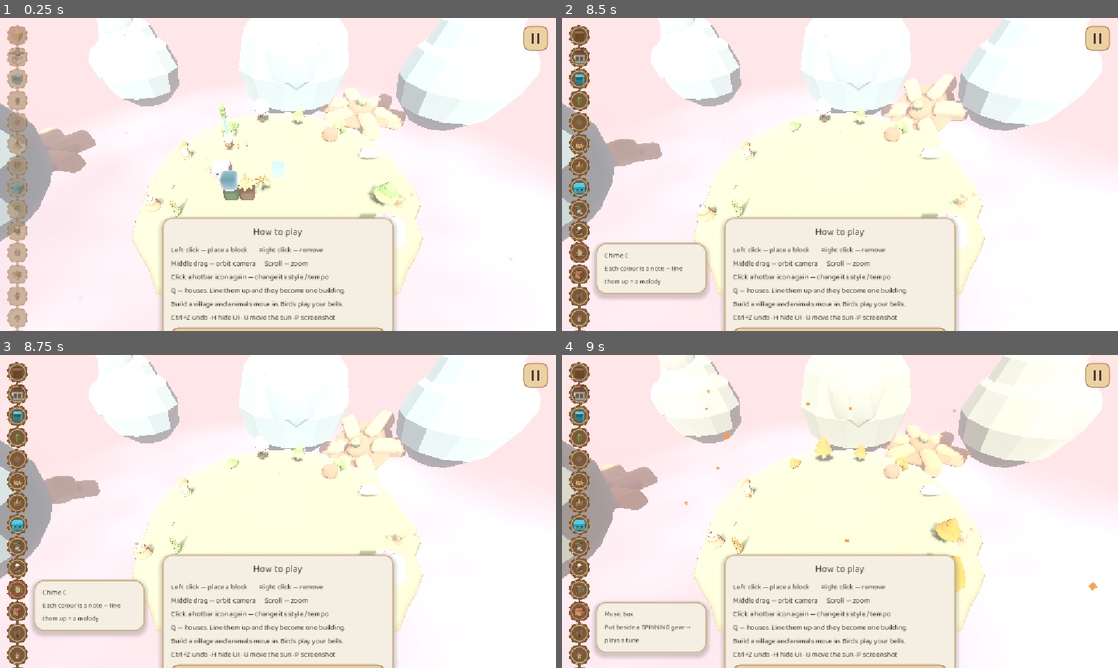
Above: before the commit, frames 1-4 (two rows, left to right).
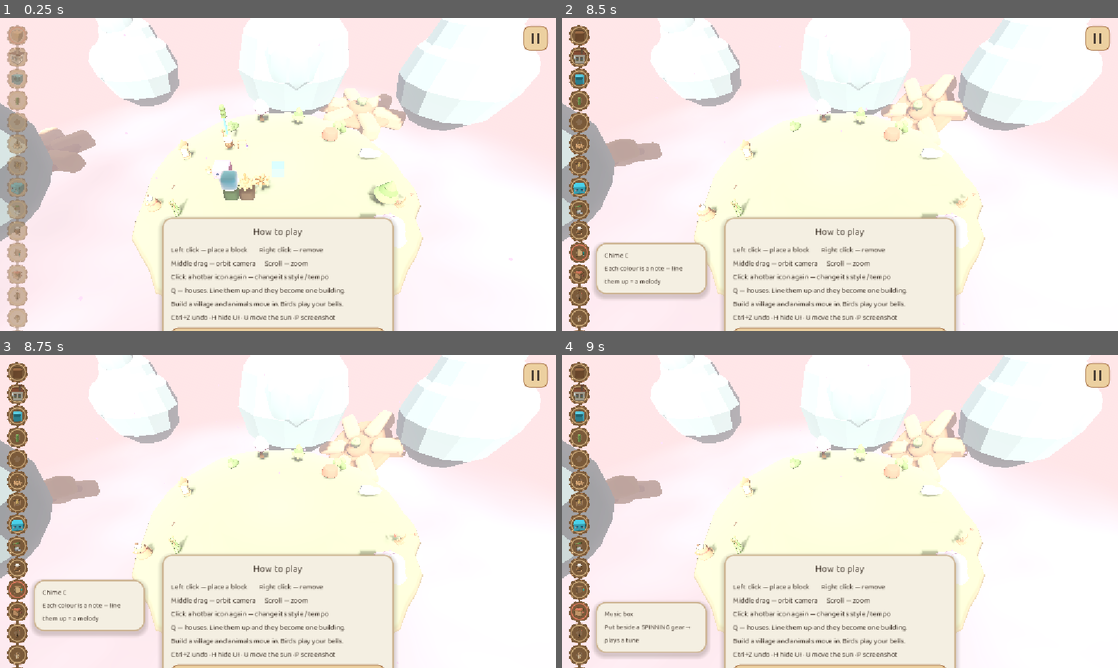
Above: after the commit, the same moments.

Repository: Saudadeeee/Karakuri-stream
Game: Godot game, scene res://tests/regression.tscn
Same seed, same stepped clock (60 frames per second), same inputs: the game is played once before the commit and once after it. This scene is started directly instead of the project's main scene.
Inputs (mouse positions are in pixels of both pictures, inside the frame that each line leads up to):
- Up to frame 1 (0.25 s): no input
- Up to frame 2 (8.5 s): click (578, 36) at 0.52 s; click (578, 55) at 1.27 s; click (578, 77) at 2.02 s; click (578, 99) at 2.77 s; click (578, 121) at 3.52 s; click (578, 143) at 4.27 s; click (578, 165) at 5.02 s; click (578, 187) at 5.77 s; click (578, 208) at 6.52 s; click (578, 230) at 7.27 s; click (578, 252) at 8.02 s
- Up to frame 3 (8.75 s): no input
- Up to frame 4 (9 s): click (578, 611) at 8.77 s

Frames 1-3 are identical in both runs. In frame 4, 3.9% of the frame differs, in the area x 0-97%, y 0-76%.

Commit message:
feat: houses handle the vertical cases too — nothing is allowed to float
The roof fix covered buildings spreading sideways. Upward and downward were
still unhandled: a house cell placed on the second storey with nothing under it
simply hung in the air, and a four-storey tower was one tall featureless box.

A cell with open air beneath it now measures how far down it has to reach —
support_drop() walks until it hits ANY solid block or the island surface, so
legs land on the wood plinth you built under them rather than always running to
the ground.

Two situations underneath, and they need opposite answers:

  a hut with nothing beside it holding it up   -> LEGS: corner posts, footpads,
                                                  and a cross-brace once they
                                                  are long enough to read as
                                                  scaffolding without one
  a storey jutting past the one below it       -> CORBEL: diagonal brackets back
                                                  into the wall it grew out of.
                                                  A cantilever standing on a
                                                  pillar looks wrong; it is held
                                                  sideways, not propped up.

Posts at shared corners are resolved by owns_corner(), which hands each corner
to the lexicographically first cell that needs it. Without that, every cell of a
raised 2x2 would grow its own four legs and sixteen posts would occupy nine
holes. Measured: 9 posts, as intended. Leg length is capped so a cell dropped at
y=200 cannot grow a two-hundred-cell pillar.

A cell with another storey above it gets a belt course at the top of its wall,
which is what makes a tower read as floors rather than a box.

Posts deliberately wear the plain trim colour rather than a slightly darker one:
MeshBatch groups by colour, so the darker shade cost an extra draw call on every
raised cell for a difference invisible at play distance. That took airborne cells
from 7.0 back to 6.0 draw calls, which is simply the six-colour ceiling — the
same as any fully-featured grounded cell.

Regression: _sec_house_vertical, 12 assertions — drop measured to the ground and
to an intervening block, overhang classified as braced rather than stilted and
braced toward the right neighbour, belt course only where there is a storey
above, 9 shared posts under a raised 2x2, and leg length bounded.

Diff:
--- a/scripts/blocks/house_block.gd
+++ b/scripts/blocks/house_block.gd
@@ -104,6 +104,9 @@
 	for side in ctx["open_sides"]:
 		_build_face(side, ctx, wall_col, trim_col)
 
+	_build_underside(ctx, trim_col)
+	if ctx["has_above"]:
+		_build_storey_band(ctx, trim_col)
 	if ctx["roof"]:
 		_build_roof(ctx)
 	if ctx["chimney"]:
@@ -181,6 +184,80 @@
 		m.emission_energy_multiplier = 1.0
 		_glow.append(m)
 	return m
+
+# ---------------------------------------------------------------- underneath
+## What a cell standing in mid-air does about it. Without this, a house placed on
+## the second storey with nothing under it simply floats, which reads as a bug
+## even in a game with no gravity.
+##
+## Two different situations, two different answers, because they look wrong if
+## swapped:
+##   a hut with nothing beside it     -> LEGS: posts down to whatever is below
+##   a storey jutting past the one    -> CORBEL: a diagonal brace back into the
+##   below it                            wall it grew out of, not a pillar
+func _build_underside(ctx: Dictionary, trim_col: Color) -> void:
+	var drop: int = int(ctx["support_drop"])
+	if drop <= 0:
+		return
+	if bool(ctx["overhang"]):
+		_build_corbels(trim_col)
+	else:
+		_build_stilts(drop, trim_col)
+
+## Four corner posts with a cross-brace, reaching down to the first solid thing
+## below (or the island surface). Corners shared with another airborne cell are
+## skipped by HouseShape.owns_corner, so a raised 2x2 platform stands on four
+## posts, not sixteen stacked in the same holes.
+func _build_stilts(drop: int, trim_col: Color) -> void:
+	# owns_corner walks the grid downward for four candidate cells, so resolve
+	# the four corners ONCE and reuse the answer for the pads.
+	var mine: Array[Vector2i] = []
+	for ax in [-1, 1]:
+		for az in [-1, 1]:
+			if HouseShape.owns_corner(grid_cell, ax, az):
+				mine.append(Vector2i(ax, az))
+	if mine.is_empty():
+		return
+
+	# Posts wear the plain trim colour on purpose: a slightly darker shade would
+	# be its own colour, and MeshBatch groups by colour, so it would cost an
+	# extra draw call on every raised cell for a difference nobody can see.
+	var h: float = float(drop)
+	var mid: float = -0.5 - h * 0.5
+	for c in mine:
+		_batch.box(Vector3(0.13, h, 0.13), Vector3(c.x * 0.34, mid, c.y * 0.34), trim_col)
+		# Footpad, so a post lands on something instead of stopping in mid-air.
+		_batch.box(Vector3(0.2, 0.06, 0.2), Vector3(c.x * 0.34, -0.5 - h + 0.03, c.y * 0.34), trim_col)
+	# A brace partway down: legs this long read as scaffolding without one.
+	if h >= 1.6:
+		for on_x in [true, false]:
+			var size: Vector3 = Vector3(0.78, 0.07, 0.07) if on_x else Vector3(0.07, 0.07, 0.78)
+			for s in [-1.0, 1.0]:
+				var off: Vector3 = Vector3(0, 0, 0.34 * s) if on_x else Vector3(0.34 * s, 0, 0)
+				_batch.box(size, Vector3(0, mid, 0) + off, trim_col)
+
+## Diagonal brackets under a cantilevered storey, one per supported neighbour it
+## juts out from — the joinery that makes an overhang look deliberate.
+func _build_corbels(trim_col: Color) -> void:
+	for d in HouseShape.corbel_sides(grid_cell):
+		var out := Vector3(float(d.x), 0.0, float(d.z))
+		var along := Vector3(float(d.z), 0.0, float(-d.x))
+		for s in [-0.3, 0.3]:
+			var at: Vector3 = -out * 0.34 + along * s + Vector3(0, -0.62, 0)
+			var size := Vector3(0.42, 0.1, 0.12) if absf(out.x) > 0.5 else Vector3(0.12, 0.1, 0.42)
+			var tilt := Basis(Vector3(0, 0, 1), 0.6 * signf(out.x)) if absf(out.x) > 0.5 \
+				else Basis(Vector3(1, 0, 0), -0.6 * signf(out.z))
+			_batch.box(size, at, trim_col, tilt)
+	# A sill under the overhanging floor so the corbels have something to carry.
+	_batch.box(Vector3(0.92, 0.08, 0.92), Vector3(0, -0.52, 0), trim_col)
+
+## Belt course at the top of a wall that has another storey above it. A tower
+## without one is a single tall box; with one it reads as floors stacked up.
+func _build_storey_band(ctx: Dictionary, trim_col: Color) -> void:
+	for side in ctx["open_sides"]:
+		var out := Vector3(float(side.x), 0.0, float(side.z))
+		var size := Vector3(0.08, 0.07, 1.04) if absf(out.x) > 0.5 else Vector3(1.04, 0.07, 0.08)
+		_batch.box(size, out * 0.5 + Vector3(0, 0.46, 0), trim_col)
 
 # --------------------------------------------------------------------- roof
 ## The roof is not this cell's own shape — it is this cell's PATCH of a surface
--- a/scripts/data/house_shape.gd
+++ b/scripts/data/house_shape.gd
@@ -98,6 +98,68 @@
 		for cz in range(cz0, cz1 + 1):
 			if not is_roof_cell(Vector3i(cx, y, cz)):
 				return false
+	return true
+
+# -------------------------------------------------------------------- support
+## Nothing sane needs a longer leg than this; it stops a house dropped at y=200
+## from growing a two-hundred-cell pillar.
+const MAX_STILT := 16
+
+## Anything solid — house, wood, stone, whatever — counts as ground to stand on.
+## A house on a wood plinth is supported; only genuinely open air is not.
+static func _solid(cell: Vector3i) -> bool:
+	return GridManager.has_block(cell)
+
+## How many cells of open air sit under this one before it reaches something
+## solid, or the island surface at y=0. Zero means it is already resting on
+## something. This is what a house needs to know to grow legs.
+static func support_drop(cell: Vector3i) -> int:
+	var n := 0
+	var c: Vector3i = cell + DOWN
+	while n < MAX_STILT and c.y >= 0 and not _solid(c):
+		n += 1
+		c += DOWN
+	return n
+
+## True when this cell hangs in the air but the building it belongs to is held up
+## somewhere alongside it — an overhanging upper storey rather than a hut on
+## stilts. The two want different things underneath: a cantilever wants a corbel
+## bracket back into the wall it juts out from, not a pillar to the ground.
+static func is_overhang(cell: Vector3i) -> bool:
+	if support_drop(cell) == 0:
+		return false
+	for d in SIDES:
+		var n: Vector3i = cell + d
+		if is_house(n) and support_drop(n) == 0:
+			return true
+	return false
+
+## The horizontal directions an overhang can brace itself against: neighbours
+## that are house cells standing on something.
+static func corbel_sides(cell: Vector3i) -> Array[Vector3i]:
+	var out: Array[Vector3i] = []
+	for d in SIDES:
+		var n: Vector3i = cell + d
+		if is_house(n) and support_drop(n) == 0:
+			out.append(d)
+	return out
+
+## Which cell is responsible for the pillar at one shared corner. A corner is
+## touched by up to four cells; without this rule each would grow its own leg and
+## a 2x2 platform would sprout four pillars in the same spot. The lexicographic
+## first of the cells that actually need one owns it.
+static func owns_corner(cell: Vector3i, ax: int, az: int) -> bool:
+	var candidates := [
+		cell,
+		cell + Vector3i(ax, 0, 0),
+		cell + Vector3i(0, 0, az),
+		cell + Vector3i(ax, 0, az),
+	]
+	for c in candidates:
+		if c == cell:
+			continue
+		if is_house(c) and support_drop(c) > 0 and not is_overhang(c) and _less(c, cell):
+			return false
 	return true
 
 # ------------------------------------------------------------------- building
@@ -167,14 +229,20 @@
 	if cell == info["lo"] and not open_sides.is_empty():
 		door_side = open_sides[0]
 
+	var drop: int = support_drop(cell)
 	return {
 		"open_sides": open_sides,
 		"roof": not has_above,
+		"has_above": has_above,
 		"floor": not has_below,
 		"stacked": has_below,
 		"door_side": door_side,
 		"chimney": (not has_above) and cell == info["hi"],
 		"building_size": info["size"],
+		# Vertical situation: resting on something (0), or how far it has to
+		# reach down, and whether that reach should be legs or a bracket.
+		"support_drop": drop,
+		"overhang": drop > 0 and is_overhang(cell),
 	}
 
 ## A house standing entirely on its own: four walls, roof, front door, chimney.
@@ -184,11 +252,14 @@
 	return {
 		"open_sides": SIDES.duplicate(),
 		"roof": true,
+		"has_above": false,
 		"floor": true,
 		"stacked": false,
 		"door_side": SIDES[0],
 		"chimney": true,
 		"building_size": 1,
+		"support_drop": 0,
+		"overhang": false,
 	}
 
 # ---------------------------------------------------------------------- trim
--- a/tests/regression.gd
+++ b/tests/regression.gd
@@ -379,6 +379,8 @@
 		_check(doors == 1, "exactly one door on an irregular footprint")
 		_check(chimneys == 1, "exactly one chimney on an irregular footprint")
 
+	await _sec_house_vertical()
+
 	# Two buildings that do NOT touch stay two buildings, with a door each.
 	_clear()
 	await get_tree().process_frame
@@ -389,6 +391,70 @@
 	_check(HouseShape.context(Vector3i(0, 0, 30))["door_side"] != Vector3i.ZERO
 		and HouseShape.context(Vector3i(4, 0, 30))["door_side"] != Vector3i.ZERO,
 		"each separate house gets its own door")
+	_clear()
+	await get_tree().process_frame
+
+## Nothing may float. A house cell with open air under it either stands on legs
+## or is braced back into the building beside it, and it must reach down to
+## whatever is actually there rather than a guessed height.
+func _sec_house_vertical() -> void:
+	# A hut in mid-air reaches the island surface.
+	_clear()
+	await get_tree().process_frame
+	_b(Vector3i(0, 3, 34), BlockData.Type.HOUSE)
+	await get_tree().process_frame
+	var air := HouseShape.context(Vector3i(0, 3, 34))
+	_check(int(air["support_drop"]) == 3, "airborne hut measures its drop to the ground")
+	_check(not bool(air["overhang"]), "an isolated airborne hut gets legs, not a bracket")
+
+	# Put something under it and the legs must STOP there, not carry on down.
+	_b(Vector3i(0, 1, 34), BlockData.Type.WOOD)
+	await get_tree().process_frame
+	_check(int(HouseShape.context(Vector3i(0, 3, 34))["support_drop"]) == 1,
+		"legs land on the first solid thing below, not the ground")
+
+	# A storey jutting out past the one below is a cantilever: braced sideways,
+	# not propped from the floor.
+	_clear()
+	await get_tree().process_frame
+	_b(Vector3i(0, 0, 34), BlockData.Type.HOUSE)
+	_b(Vector3i(0, 1, 34), BlockData.Type.HOUSE)
+	_b(Vector3i(1, 1, 34), BlockData.Type.HOUSE)
+	await get_tree().process_frame
+	var jut := HouseShape.context(Vector3i(1, 1, 34))
+	_check(int(jut["support_drop"]) > 0, "the overhanging cell knows it is unsupported")
+	_check(bool(jut["overhang"]), "an overhang braces against its neighbour instead of stilting")
+	_check(HouseShape.corbel_sides(Vector3i(1, 1, 34)).size() == 1, "braced toward the one storey holding it")
+	_check(int(HouseShape.context(Vector3i(0, 0, 34))["support_drop"]) == 0, "the grounded storey needs nothing")
+	_check(bool(HouseShape.context(Vector3i(0, 0, 34))["has_above"]), "a storey with one above gets a belt course")
+	_check(not bool(HouseShape.context(Vector3i(0, 1, 34))["has_above"]), "the top storey has no band")
+
+	# A raised platform must not stack a post per cell in the same hole: the four
+	# cells of a 2x2 share corners, so nine posts, not sixteen.
+	_clear()
+	await get_tree().process_frame
+	var plat: Array[Vector3i] = []
+	for x in 2:
+		for z in 2:
+			var c := Vector3i(x, 2, 34 + z)
+			plat.append(c)
+			_b(c, BlockData.Type.HOUSE)
+	await get_tree().process_frame
+	var posts := 0
+	for c in plat:
+		for ax in [-1, 1]:
+			for az in [-1, 1]:
+				if HouseShape.owns_corner(c, ax, az):
+					posts += 1
+	_check(posts == 9, "a raised 2x2 stands on 9 shared posts, not 16 duplicated ones")
+
+	# Legs are bounded: a cell placed absurdly high must not grow an endless pillar.
+	_clear()
+	await get_tree().process_frame
+	_b(Vector3i(0, 40, 34), BlockData.Type.HOUSE)
+	await get_tree().process_frame
+	_check(int(HouseShape.context(Vector3i(0, 40, 34))["support_drop"]) <= HouseShape.MAX_STILT,
+		"leg length is capped")
 	_clear()
 	await get_tree().process_frame
 
Not shown, changed: README.md
Not shown, changed: docs/CODEMAP.md
